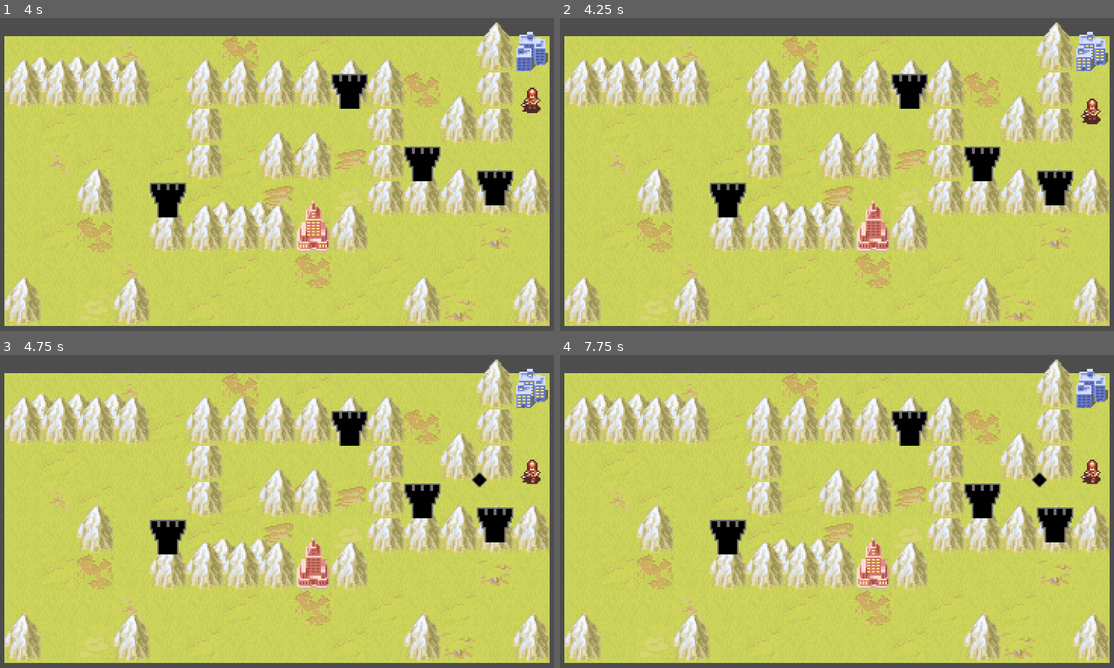
Above: before the commit, frames 1-4 (two rows, left to right).
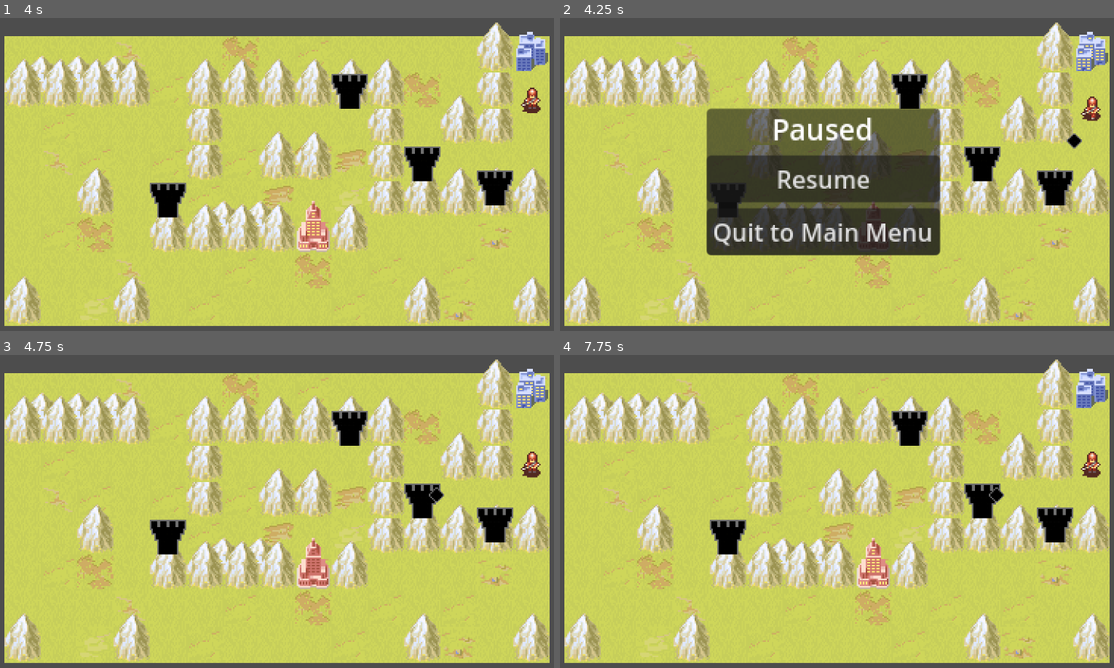
Above: after the commit, the same moments.

Repository: MeKamm74/Minnhax2025
Game: Godot game, scene res://test_map.tscn
Same seed, same stepped clock (60 frames per second), same inputs: the game is played once before the commit and once after it.
Inputs (mouse positions are in pixels of both pictures, inside the frame that each line leads up to):
- Up to frame 1 (4 s): tap Enter at 0.5, 2 s; move the mouse to (404, 161) at 0.52 s; press the mouse at (404, 161) at 0.53 s; tap Space at 1.25, 2.75 s; move the mouse to (160, 193) at 1.27 s; release the mouse at (160, 193) at 1.28 s; click (160, 193) at 1.35 s; move the mouse to (332, 105) at 2.02 s; press the mouse at (332, 105) at 2.03 s; move the mouse to (249, 243) at 2.77 s; release the mouse at (249, 243) at 2.78 s; click (249, 243) at 2.85 s; move the mouse to (448, 227) at 3.52 s; press the mouse at (448, 227) at 3.53 s
- Up to frame 2 (4.25 s): tap Escape (pause, bound only after the commit) at 4.15 s
- Up to frame 3 (4.75 s): release the mouse at (448, 564) at 4.25 s; click (265, 514) at 4.25 s, where only the run after the commit has a clickable "Resume"
- Up to frame 4 (7.75 s): move the mouse to (665, 467) at 5.02 s; click (665, 467) at 5.1 s; tap Enter at 5.75 s; move the mouse to (864, 514) at 5.77 s; press the mouse at (864, 514) at 5.78 s; move the mouse to (748, 433) at 6.52 s; release the mouse at (748, 433) at 6.53 s; click (748, 433) at 6.6 s; move the mouse to (964, 498) at 7.27 s; press the mouse at (964, 498) at 7.28 s

Frame 1 is identical in both runs. In frame 2, 20% of the frame differs, in the area x 26-98%, y 25-76%; in frame 3, 0.4%; in frame 4, 0.4%.

Commit message:
main menu and pause menu

Diff:
--- /dev/null
+++ b/main_menu.gd
@@ -0,0 +1,18 @@
+extends Control
+
+
+# Called when the node enters the scene tree for the first time.
+func _ready() -> void:
+	pass # Replace with function body.
+
+
+# Called every frame. 'delta' is the elapsed time since the previous frame.
+func _process(delta: float) -> void:
+	pass
+
+func _on_start_button_pressed() -> void:
+	get_tree().change_scene_to_file("res://test_map.tscn")
+
+
+func _on_exit_button_pressed() -> void:
+	get_tree().quit()
--- /dev/null
+++ b/main_menu.tscn
@@ -0,0 +1,42 @@
+[gd_scene load_steps=3 format=3 uid="uid://h76i8cdke3c8"]
+
+[ext_resource type="Script" uid="uid://buootgh5e6r5v" path="res://main_menu.gd" id="1_06t4h"]
+
+[sub_resource type="LabelSettings" id="LabelSettings_06t4h"]
+font_size = 48
+
+[node name="MainMenu" type="Control"]
+layout_mode = 3
+anchors_preset = 15
+anchor_right = 1.0
+anchor_bottom = 1.0
+grow_horizontal = 2
+grow_vertical = 2
+script = ExtResource("1_06t4h")
+
+[node name="CenterContainer" type="CenterContainer" parent="."]
+layout_mode = 1
+anchors_preset = 15
+anchor_right = 1.0
+anchor_bottom = 1.0
+grow_horizontal = 2
+grow_vertical = 2
+
+[node name="VBoxContainer" type="VBoxContainer" parent="CenterContainer"]
+layout_mode = 2
+
+[node name="Label" type="Label" parent="CenterContainer/VBoxContainer"]
+layout_mode = 2
+text = "Defend the Max!"
+label_settings = SubResource("LabelSettings_06t4h")
+
+[node name="StartButton" type="Button" parent="CenterContainer/VBoxContainer"]
+layout_mode = 2
+text = "Start"
+
+[node name="ExitButton" type="Button" parent="CenterContainer/VBoxContainer"]
+layout_mode = 2
+text = "Exit"
+
+[connection signal="pressed" from="CenterContainer/VBoxContainer/StartButton" to="." method="_on_start_button_pressed"]
+[connection signal="pressed" from="CenterContainer/VBoxContainer/ExitButton" to="." method="_on_exit_button_pressed"]
--- a/map.gd
+++ b/map.gd
@@ -105,6 +105,10 @@
 		add_child(newTower)
 		newTower.global_position = roundedPosition
 		current_towers += 1
+	#elif (event.is_action_pressed("pause") and get_tree().paused == false):
+		#$"../PauseMenu".show()
+		#get_tree().paused = true
+
 
 
 func _on_spawn_timer_timeout() -> void:
--- /dev/null
+++ b/pause_menu.gd
@@ -0,0 +1,32 @@
+extends Control
+
+# Called when the node enters the scene tree for the first time.
+func _ready() -> void:
+	pass # Replace with function body.
+
+
+# Called every frame. 'delta' is the elapsed time since the previous frame.
+func _process(delta: float) -> void:
+	pass
+
+func _unhandled_input(event: InputEvent) -> void:
+	if (event.is_action_pressed("pause") and get_tree().paused == false):
+		get_tree().paused = true
+		show()
+	elif (event.is_action_pressed("pause") and get_tree().paused == true):
+		hide()
+		get_tree().paused = false
+
+#func _on_close_button_pressed():
+	#hide()
+	#get_tree().paused = false
+
+
+func _on_resume_button_pressed() -> void:
+	hide()
+	get_tree().paused = false
+
+
+func _on_quit_to_main_menu_button_pressed() -> void:
+	get_tree().paused = false
+	get_tree().change_scene_to_file("res://main_menu.tscn")
--- /dev/null
+++ b/pause_menu.tscn
@@ -0,0 +1,48 @@
+[gd_scene load_steps=3 format=3 uid="uid://bwk65i23xc5ad"]
+
+[ext_resource type="Script" uid="uid://bidk6qrfyjndm" path="res://pause_menu.gd" id="1_hdmo1"]
+
+[sub_resource type="LabelSettings" id="LabelSettings_gqtbx"]
+font_size = 19
+
+[node name="PauseMenu" type="Control"]
+process_mode = 3
+visible = false
+layout_mode = 3
+anchors_preset = 0
+offset_left = 31.0
+offset_top = -68.0
+offset_right = 71.0
+offset_bottom = -28.0
+script = ExtResource("1_hdmo1")
+
+[node name="CenterContainer" type="CenterContainer" parent="."]
+layout_mode = 1
+anchors_preset = 15
+anchor_right = 1.0
+anchor_bottom = 1.0
+grow_horizontal = 2
+grow_vertical = 2
+
+[node name="PanelContainer" type="PanelContainer" parent="CenterContainer"]
+layout_mode = 2
+
+[node name="VBoxContainer" type="VBoxContainer" parent="CenterContainer/PanelContainer"]
+layout_mode = 2
+
+[node name="Label" type="Label" parent="CenterContainer/PanelContainer/VBoxContainer"]
+layout_mode = 2
+text = "Paused"
+label_settings = SubResource("LabelSettings_gqtbx")
+horizontal_alignment = 1
+
+[node name="ResumeButton" type="Button" parent="CenterContainer/PanelContainer/VBoxContainer"]
+layout_mode = 2
+text = "Resume"
+
+[node name="QuitToMainMenuButton" type="Button" parent="CenterContainer/PanelContainer/VBoxContainer"]
+layout_mode = 2
+text = "Quit to Main Menu"
+
+[connection signal="pressed" from="CenterContainer/PanelContainer/VBoxContainer/ResumeButton" to="." method="_on_resume_button_pressed"]
+[connection signal="pressed" from="CenterContainer/PanelContainer/VBoxContainer/QuitToMainMenuButton" to="." method="_on_quit_to_main_menu_button_pressed"]
--- a/project.godot
+++ b/project.godot
@@ -40,6 +40,11 @@
 "events": [Object(InputEventMouseButton,"resource_local_to_scene":false,"resource_name":"","device":-1,"window_id":0,"a …(258 unchanged characters)…
 ]
 }
+pause={
+"deadzone": 0.2,
+"events": [Object(InputEventKey,"resource_local_to_scene":false,"resource_name":"","device":-1,"window_id":0,"alt_pressed":false,"shift_pressed":false,"ctrl_pressed":false,"meta_pressed":false,"pressed":false,"keycode":0,"physical_keycode":4194305,"key_label":0,"unicode":0,"location":0,"echo":false,"script":null)
+]
+}
 
 [rendering]
 
--- a/test_map.tscn
+++ b/test_map.tscn
@@ -7,6 +7,7 @@
 [ext_resource type="Texture2D" uid="uid://4t355ggvpvqo" path="res://awdor_city.png" id="5_qgarv"]
 [ext_resource type="PackedScene" uid="uid://bgnpjjtap6jfa" path="res://test_map_assets/enemy.tscn" id="6_r0pc2"]
 [ext_resource type="PackedScene" uid="uid://c1h1rhrb4vxif" path="res://tower.tscn" id="7_ssfg1"]
+[ext_resource type="PackedScene" uid="uid://bwk65i23xc5ad" path="res://pause_menu.tscn" id="8_gqtbx"]
 
 [sub_resource type="TileSetAtlasSource" id="TileSetAtlasSource_t8dge"]
 texture = ExtResource("1_4wuf8")
@@ -133,4 +134,6 @@
 [node name="Tower" parent="." instance=ExtResource("7_ssfg1")]
 position = Vector2(204, -44)
 
+[node name="PauseMenu" parent="." instance=ExtResource("8_gqtbx")]
+
 [connection signal="timeout" from="map_holder/SpawnTimer" to="map_holder" method="_on_spawn_timer_timeout"]
Not shown, added: main_menu.gd.uid
Not shown, added: pause_menu.gd.uid
Not shown: 1 places in test_map.tscn that only renumber resources
